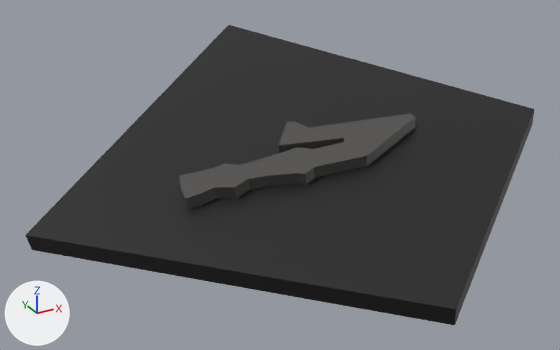
A saved change to the OBJ model src/main/resources/assets/stargate/models/DHD/022.obj.
Camera for both pictures: a 50 mm camera at (-0.305, 0.1052, 1.0875) aimed at (-0.2023, 0.2918, 0.9942). Every picture has the same lights, and +X, +Y and +Z are marked at lower left. The first picture is the older version. Where no turn or scale is listed for an object, it has been applied to the vertices.

Names of what the first picture shows: '022'.
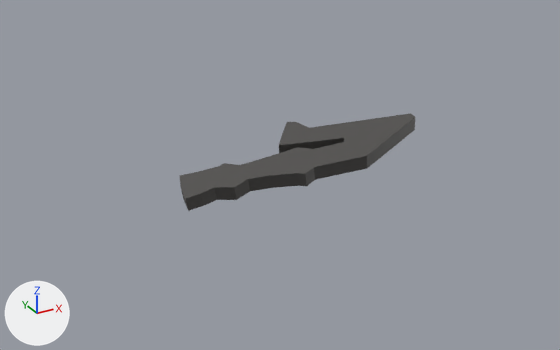
Location of each change, (x1, y1, x2, y2) in pixels of the pictures (560 x 350 px):
'022', reshaped (53% narrower, 67% shorter)
    before: (26, 25, 534, 325)
    after: (179, 113, 415, 211)
part 1 of me_022, deleted
    before: (26, 25, 534, 325)

Diff of the bpy script that builds the scene:
```diff
--- a/src/main/resources/assets/stargate/models/DHD/022.obj.py
+++ b/src/main/resources/assets/stargate/models/DHD/022.obj.py
@@ me_022 @@
 # used by ob_022; location = (0.0, 0.0, 0.0)
-me_022.from_pydata(...)  # 94 vertices, 138 faces; spans x -0.2749..-0.1283, y 0.2201..0.3698, z 0.9802..1.0221
+me_022.from_pydata(...)  # 84 vertices, 124 faces; spans x -0.2347..-0.1628, y 0.2722..0.3001, z 0.9913..1.0108
+# me_022 part 1: the loose piece of 10 vertices spanning x -0.2749..-0.1283, y 0.2201..0.3698, z 0.9802..1.0221 is deleted
 me_022.materials.append(mat_glyph)
```
